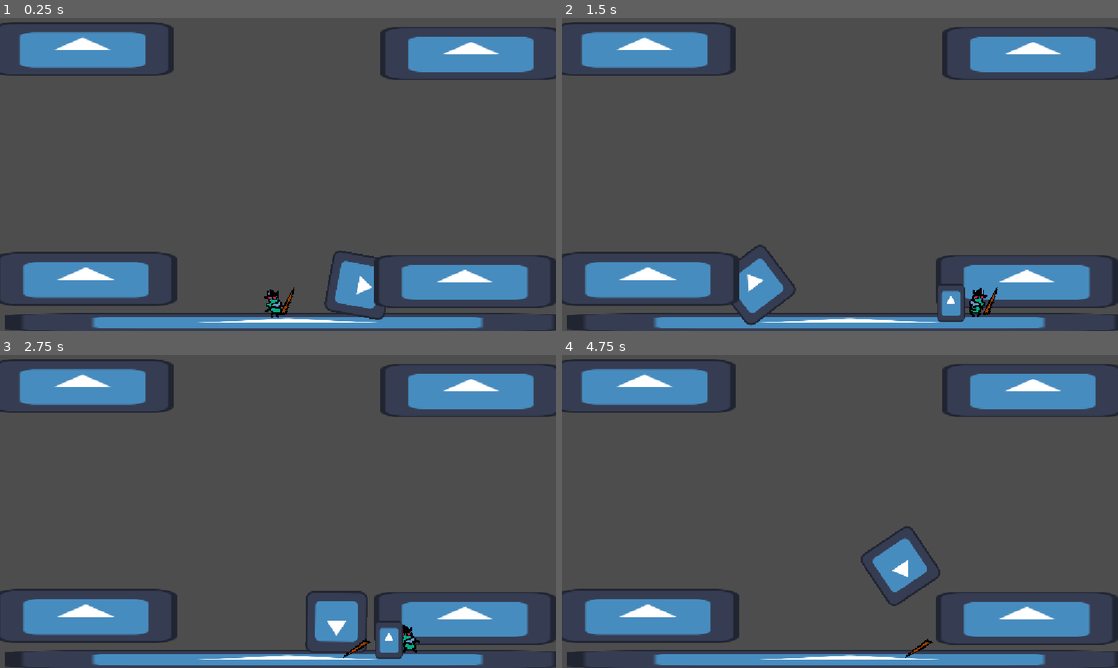
Above: before the commit, frames 1-4 (two rows, left to right).
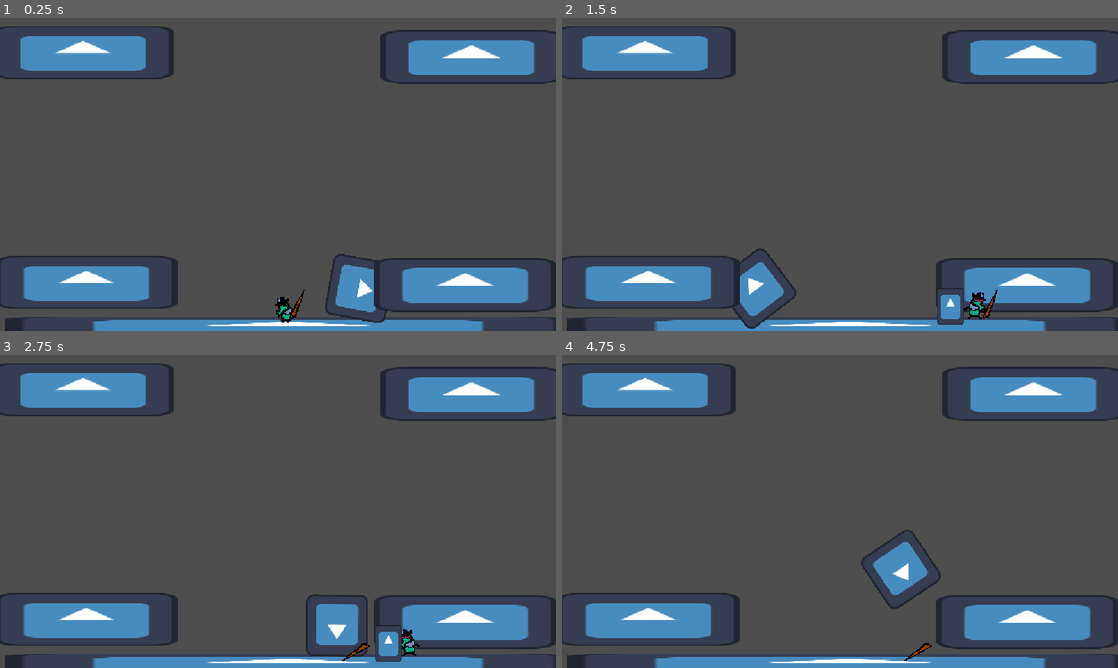
Above: after the commit, the same moments.

Repository: EthanGrane/Jamopithecus
Game: Godot game, scene res://GAME/Player/PlayerAttack/world.tscn
Two runs of this game, one before a commit and one after it. Both use one fixed random seed, a clock stepped at 60 frames per second and the inputs below. This scene is started directly instead of the project's main scene. The engine's default icon, where the game draws it, is replaced by a stand-in: a white triangle on a blue panel in a dark square.
Inputs:
- Up to frame 1 (0.25 s): no input
- Up to frame 2 (1.5 s): tap Enter (ui_accept) at 0.5 s; hold D (Right) from 0.53 s (still down); tap Shift (Dash) at 0.6 s; tap W (Salto) at 0.77 s; tap E (Decoy) at 1.35 s
- Up to frame 3 (2.75 s): tap W (Salto) at 1.52 s; release D (Right) at 2.03 s; hold A (Left) from 2.03 s (still down); tap Space (Lanzar) at 2.1 s
- Up to frame 4 (4.75 s): release A (Left) at 2.78 s; hold D (Right) 2.78-4.28 s; tap Shift (Dash) at 2.85 s; tap W (Salto) at 3.02, 3.77, 4.52 s; tap E (Decoy) at 3.6 s; hold A (Left) from 4.28 s (still down); tap Space (Lanzar) at 4.35 s

The runs differ from the first frame. In frame 1, 9.1% of the frame differs, in the area x 0-100%, y 1-100%; in frame 2, 9.1%; in frame 3, 9.1%; in frame 4, 9.2%.

Commit message:
Animations

Diff:
--- a/GAME/Player/Player.tscn
+++ b/GAME/Player/Player.tscn
@@ -12,7 +12,10 @@
 [ext_resource type="Texture2D" uid="uid://cifk10n1hpjfq" path="res://GAME/Player/Sprites/idle/Walker_Idle4.png" id="5_kjwcm"]
 [ext_resource type="Texture2D" uid="uid://o8b22t0cm47h" path="res://GAME/Player/Sprites/Walk/Walker_Walk4.png" id="5_u0eer"]
 [ext_resource type="Texture2D" uid="uid://bn3fv6edikp87" path="res://GAME/Player/Sprites/idle/Walker_Idle5.png" id="6_43i7g"]
+[ext_resource type="Texture2D" uid="uid://biu02q0p4slup" path="res://GAME/Player/Sprites/Walker_Jump/Walker_Jump6.png" id="6_t21g8"]
 [ext_resource type="Texture2D" uid="uid://da72o5ilol0cx" path="res://GAME/Player/Sprites/idle/Walker_Idle6.png" id="7_fo13t"]
+[ext_resource type="Texture2D" uid="uid://bq8shysaj4qwn" path="res://GAME/Player/Sprites/Walker_Jump/Walker_Jump7.png" id="7_j322u"]
+[ext_resource type="Texture2D" uid="uid://c7fgmai4mldha" path="res://GAME/Player/Sprites/Walker_Jump/Walker_Jump8.png" id="8_okoi8"]
 [ext_resource type="Texture2D" uid="uid://d4hu5vphp581l" path="res://GAME/Player/Sprites/idle/Walker_Idle7.png" id="8_vgnh7"]
 [ext_resource type="Texture2D" uid="uid://mn1mwlh78byv" path="res://GAME/Player/Sprites/idle/Walker_Idle8.png" id="9_u0eer"]
 [ext_resource type="Texture2D" uid="uid://dtefh0bmy6ttj" path="res://GAME/Player/Sprites/idle/Walker_Idle24.png" id="10_ogd5h"]
@@ -31,6 +34,17 @@
 [ext_resource type="Texture2D" uid="uid://c5i0y51f7fbw" path="res://GAME/Player/Sprites/idle/Walker_Idle21.png" id="23_5qeys"]
 [ext_resource type="Texture2D" uid="uid://cmc7b6qtymlvj" path="res://GAME/Player/Sprites/idle/Walker_Idle22.png" id="24_ue1ef"]
 [ext_resource type="Texture2D" uid="uid://kt0hnhbjdlq4" path="res://GAME/Player/Sprites/idle/Walker_Idle23.png" id="25_uu0i0"]
+[ext_resource type="Texture2D" uid="uid://cbkdnkvmunh1j" path="res://GAME/Player/Sprites/Walker_Jump/Walker_Jump1.png" id="33_5qeys"]
+[ext_resource type="Texture2D" uid="uid://dge5s1b558h2f" path="res://GAME/Player/Sprites/Walker_Jump/Walker_Jump2.png" id="34_ue1ef"]
+[ext_resource type="Texture2D" uid="uid://basugj82patpm" path="res://GAME/Player/Sprites/Walker_Jump/Walker_Jump3.png" id="35_uu0i0"]
+[ext_resource type="Texture2D" uid="uid://pdhdl6exvm5x" path="res://GAME/Player/Sprites/Walker_Jump/Walker_Jump4.png" id="36_0avy1"]
+[ext_resource type="Texture2D" uid="uid://o21ei3o4703" path="res://GAME/Player/Sprites/Walker_Jump/Walker_Jump5.png" id="37_chutw"]
+[ext_resource type="Texture2D" uid="uid://bowyp55loqxw4" path="res://GAME/Player/Sprites/Walker_Jump/Walker_Jump9.png" id="38_ydl46"]
+[ext_resource type="Texture2D" uid="uid://bdh68lm7kibe6" path="res://GAME/Player/Sprites/Walker_Jump/Walker_Jump10.png" id="39_ut138"]
+[ext_resource type="Texture2D" uid="uid://8aouvi3cfs0d" path="res://GAME/Player/Sprites/Walker_Jump/Walker_Jump11.png" id="40_ub56y"]
+[ext_resource type="Texture2D" uid="uid://dcr50xsttfx73" path="res://GAME/Player/Sprites/Walker_Jump/Walker_Jump12.png" id="41_ialbx"]
+[ext_resource type="Texture2D" uid="uid://df2oeb21ah1ok" path="res://GAME/Player/Sprites/Walker_Jump/Walker_Jump13.png" id="42_vmdan"]
+[ext_resource type="Texture2D" uid="uid://cdh70he52wajm" path="res://GAME/Player/Sprites/Walker_Jump/Walker_Jump14.png" id="43_pjcmj"]
 
 [sub_resource type="SpriteFrames" id="SpriteFrames_5sv2w"]
 animations = [{
@@ -53,6 +67,20 @@
 }, {
 "frames": [{
 "duration": 1.0,
+"texture": ExtResource("6_t21g8")
+}, {
+"duration": 1.0,
+"texture": ExtResource("7_j322u")
+}, {
+"duration": 1.0,
+"texture": ExtResource("8_okoi8")
+}],
+"loop": 1,
+"name": &"down_jump",
+"speed": 5.0
+}, {
+"frames": [{
+"duration": 1.0,
 "texture": ExtResource("2_djgr6")
 }, {
 "duration": 1.0,
@@ -126,6 +154,57 @@
 }],
 "loop": 1,
 "name": &"idle",
+"speed": 5.0
+}, {
+"frames": [{
+"duration": 1.0,
+"texture": ExtResource("33_5qeys")
+}, {
+"duration": 1.0,
+"texture": ExtResource("34_ue1ef")
+}, {
+"duration": 1.0,
+"texture": ExtResource("35_uu0i0")
+}],
+"loop": 1,
+"name": &"jump",
+"speed": 60.0
+}, {
+"frames": [{
+"duration": 1.0,
+"texture": ExtResource("38_ydl46")
+}, {
+"duration": 1.0,
+"texture": ExtResource("39_ut138")
+}, {
+"duration": 1.0,
+"texture": ExtResource("40_ub56y")
+}, {
+"duration": 1.0,
+"texture": ExtResource("41_ialbx")
+}, {
+"duration": 1.0,
+"texture": ExtResource("42_vmdan")
+}, {
+"duration": 1.0,
+"texture": ExtResource("43_pjcmj")
+}],
+"loop": 1,
+"name": &"touch_floor",
+"speed": 5.0
+}, {
+"frames": [{
+"duration": 1.0,
+"texture": ExtResource("35_uu0i0")
+}, {
+"duration": 1.0,
+"texture": ExtResource("36_0avy1")
+}, {
+"duration": 1.0,
+"texture": ExtResource("37_chutw")
+}],
+"loop": 1,
+"name": &"up_jump",
 "speed": 5.0
 }]
 
@@ -157,9 +236,7 @@
 position = Vector2(-1.0000038, 3.8146973e-06)
 scale = Vector2(1.8518522, 1.8518522)
 sprite_frames = SubResource("SpriteFrames_5sv2w")
-animation = &"Walk"
-frame = 2
-frame_progress = 0.29178596
+animation = &"jump"
 
 [node name="CollisionShape2D" type="CollisionShape2D" parent="." unique_id=1690552972]
 position = Vector2(0, 24)
--- a/GAME/Player/PlayerAttack/world.tscn
+++ b/GAME/Player/PlayerAttack/world.tscn
@@ -5,11 +5,12 @@
 [ext_resource type="PackedScene" uid="uid://k005808lh4vg" path="res://GAME/Player/Player.tscn" id="3_ofw5a"]
 
 [node name="World" type="Node2D" unique_id=2125391229 node_paths=PackedStringArray("the_player")]
+position = Vector2(20, -34)
 script = ExtResource("1_f11fv")
 the_player = NodePath("Mosca")
 
 [node name="Node2D" parent="." unique_id=1288559101 instance=ExtResource("2_564o2")]
-position = Vector2(23, 9)
+position = Vector2(4, 50)
 
 [node name="Mosca" parent="." unique_id=1289701118 instance=ExtResource("3_ofw5a")]
 position = Vector2(568, 541)
--- a/GAME/Player/Player_movement.gd
+++ b/GAME/Player/Player_movement.gd
@@ -41,6 +41,7 @@
 	gestionar_salto()
 	aplicar_gravedad(delta)
 	mover_en_horizontal(delta)
+	player_animation()
 	move_and_slide()
 
 
@@ -73,6 +74,8 @@
 
 
 func saltar() -> void:
+	$Sprite2D.play("jump")
+	await get_tree().create_timer(0.01).timeout
 	velocity.y = velocidad_salto
 	saltos_dados += 1
 	coyote_restante = 0.0
@@ -104,20 +107,26 @@
 		direccion = Input.get_axis("Left", "Right")
 	var acelera = aceleracion_suelo if is_on_floor() else aceleracion_aire
 	var frena = frenada_suelo if is_on_floor() else frenada_aire
-	if velocity.x != 0.0:
-		$Sprite2D.play("Walk")
-		if velocity.x > 0.0:
-			$Sprite2D.flip_h = true
-		elif velocity.x < 0.0:
-			$Sprite2D.flip_h = false
-	else:
-		if velocity.y == 0.0:
-			$Sprite2D.play("idle")
 	if direccion != 0.0:
 		velocity.x = move_toward(velocity.x, direccion * velocidad, acelera * delta)
 	else:
 		velocity.x = move_toward(velocity.x, 0.0, frena * delta)
 
+func player_animation():
+	if velocity.x > 0.0:
+		$Sprite2D.flip_h = true
+	elif velocity.x < 0.0:
+		$Sprite2D.flip_h = false
+	if velocity.y > 0.0 and velocity.y < 100.0 or velocity.y < 0.0 and velocity.y > 100.0 or velocity.y == 0.0:
+		if velocity.x != 0.0:
+			$Sprite2D.play("Walk")
+		else:
+			$Sprite2D.play("idle")
+	else:
+		if velocity.y > 0.0:
+			$Sprite2D.play("up_jump")
+		else:
+			$Sprite2D.play("down_jump")
 func _input(event: InputEvent) -> void:
 	if Input.is_action_just_pressed("Dash") and not is_in_dash:
 		dash()
--- a/project.godot
+++ b/project.godot
@@ -33,6 +33,7 @@
 "deadzone": 0.2,
 "events": [Object(InputEventKey,"resource_local_to_scene":false,"resource_name":"","device":-1,"window_id":0,"alt_press …(192 unchanged characters)…
 , Object(InputEventKey,"resource_local_to_scene":false,"resource_name":"","device":-1,"window_id":0,"alt_pressed":false …(186 unchanged characters)…
+, Object(InputEventKey,"resource_local_to_scene":false,"resource_name":"","device":-1,"window_id":0,"alt_pressed":false,"shift_pressed":false,"ctrl_pressed":false,"meta_pressed":false,"pressed":false,"keycode":0,"physical_keycode":90,"key_label":0,"unicode":122,"location":0,"echo":false,"script":null)
 ]
 }
 Left={
@@ -50,11 +51,13 @@
 Lanzar={
 "deadzone": 0.2,
 "events": [Object(InputEventKey,"resource_local_to_scene":false,"resource_name":"","device":-1,"window_id":0,"alt_press …(191 unchanged characters)…
+, Object(InputEventKey,"resource_local_to_scene":false,"resource_name":"","device":-1,"window_id":0,"alt_pressed":false,"shift_pressed":false,"ctrl_pressed":false,"meta_pressed":false,"pressed":false,"keycode":0,"physical_keycode":88,"key_label":0,"unicode":120,"location":0,"echo":false,"script":null)
 ]
 }
 Dash={
 "deadzone": 0.2,
 "events": [Object(InputEventKey,"resource_local_to_scene":false,"resource_name":"","device":-1,"window_id":0,"alt_press …(195 unchanged characters)…
+, Object(InputEventKey,"resource_local_to_scene":false,"resource_name":"","device":-1,"window_id":0,"alt_pressed":false,"shift_pressed":false,"ctrl_pressed":false,"meta_pressed":false,"pressed":false,"keycode":0,"physical_keycode":67,"key_label":0,"unicode":99,"location":0,"echo":false,"script":null)
 ]
 }
 Decoy={
Binary file added: GAME/Player/Sprites/Walker_Jump/Walker_Jump1.png
Not shown, added: GAME/Player/Sprites/Walker_Jump/Walker_Jump1.png.import
Binary file added: GAME/Player/Sprites/Walker_Jump/Walker_Jump10.png
Not shown, added: GAME/Player/Sprites/Walker_Jump/Walker_Jump10.png.import
Binary file added: GAME/Player/Sprites/Walker_Jump/Walker_Jump11.png
Not shown, added: GAME/Player/Sprites/Walker_Jump/Walker_Jump11.png.import
Binary file added: GAME/Player/Sprites/Walker_Jump/Walker_Jump12.png
Not shown, added: GAME/Player/Sprites/Walker_Jump/Walker_Jump12.png.import
Binary file added: GAME/Player/Sprites/Walker_Jump/Walker_Jump13.png
Not shown, added: GAME/Player/Sprites/Walker_Jump/Walker_Jump13.png.import
Binary file added: GAME/Player/Sprites/Walker_Jump/Walker_Jump14.png
Not shown, added: GAME/Player/Sprites/Walker_Jump/Walker_Jump14.png.import
(and 16 more such lines)
